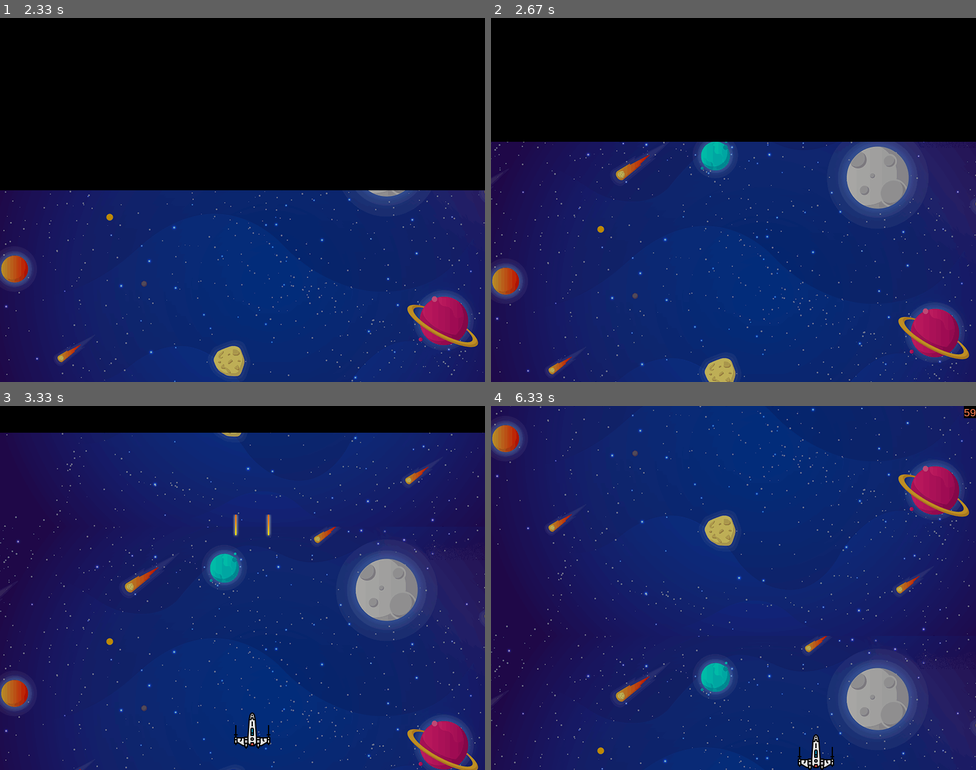
Above: before the commit, frames 1-4 (two rows, left to right).
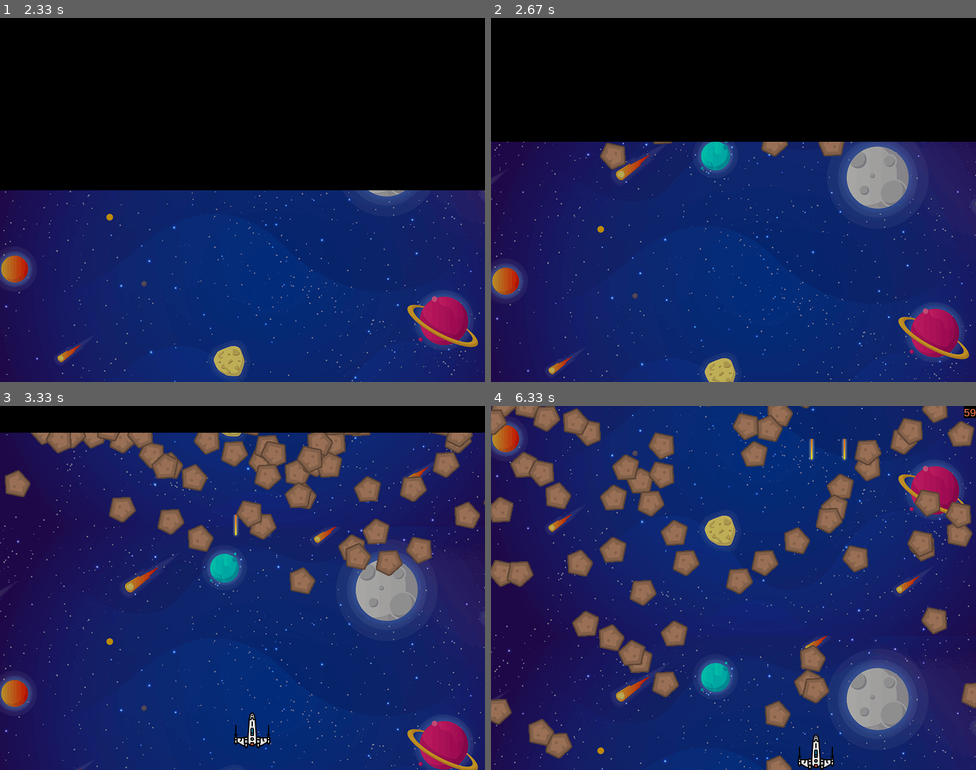
Above: after the commit, the same moments.

Repository: blamerra/pySpaceInvaders
Game: pygame game, started from main.py
The game is run twice, just before and just after one commit, with the same random seed, the same clock (stepped at 60 frames per second) and the same inputs.
Inputs:
- Up to frame 1 (2.33 s): tap Space at 0.33, 1.67 s
- Up to frame 2 (2.67 s): tap Space at 2.57 s
- Up to frame 3 (3.33 s): tap Space at 2.87 s
- Up to frame 4 (6.33 s): tap Space at 3.57, 3.87, 4.13, 4.47, 4.77, 4.9, 5.3, 5.6, 5.97 s; hold Down 4.07-4.37 s; hold Left 4.4-4.8 s; hold Up 4.83-5.2 s; hold Right 5.23-5.87 s; hold Down 5.9-6.27 s; hold Left from 6.3 s (still down)

Frame 1 is identical in both runs. In frame 2, 0.6% of the frame differs, in the area x 22-73%, y 34-42%; in frame 3, 9.4%; in frame 4, 15%, in the area x 0-100%, y 0-100%.

Commit message:
meteor movement

Diff:
--- a/game.py
+++ b/game.py
@@ -1,11 +1,14 @@
-import pygame
+import pygame, random
+
 from settings import Settings
 from sprites.audio import Audio
 from sprites.background import Background
+from sprites.bullet import Bullet
+from sprites.fps import Fps
 from sprites.frontend import Frontend
-from sprites.bullet import Bullet
+from sprites.meteor import Meteor
 from sprites.player import Player
-from sprites.fps import Fps
+
 
 
 class Game:
@@ -32,7 +35,16 @@
         self.fps = Fps()
         self.player = Player()
         self.sprites = pygame.sprite.Group()
-        self.sprites.add(self.audio, self.background, self.bullet, self.player, self.fps, self.frontend)
+        self.sprites.add(self.audio, self.background, self.bullet, self.player, self.fps)
+
+        for i in range(200):
+            meteor = Meteor()
+            # meteor.rect.x = random.randrange(self.SETTINGS.screen_width)
+            # meteor.rect.y = random.randrange(self.SETTINGS.screen_height )
+
+            self.sprites.add(meteor)
+
+        self.sprites.add(self.frontend)
 
         # Main loop running variables
         self.running = 1
--- a/settings.py
+++ b/settings.py
@@ -40,14 +40,6 @@
         self.player_sound_random.append("media/sound/player_sw_R2D2_sound5.wav")
         self.player_sound_random.append("media/sound/player_sw_R2D2_sound6.wav")
 
-        self.player_sound_random0 = "media/sound/player_sw_R2D2_sound0.wav"
-        self.player_sound_random1 = "media/sound/player_sw_R2D2_sound1.wav"
-        self.player_sound_random2 = "media/sound/player_sw_R2D2_sound2.wav"
-        self.player_sound_random3 = "media/sound/player_sw_R2D2_sound3.mp3"
-        self.player_sound_random4 = "media/sound/player_sw_R2D2_sound4.wav"
-        self.player_sound_random5 = "media/sound/player_sw_R2D2_sound5.wav"
-        self.player_sound_random6 = "media/sound/player_sw_R2D2_sound6.wav"
-
         self.player_sound_random_probability = 0.003
         self.player_sound_random_volume = 0.7
         self.player_sound_random_delay = 1000  # miliseconds
@@ -58,3 +50,10 @@
         self.bullet_sound_volume = 0.5
         self.bullet_speed = 15
         self.shortcut_fire = pygame.K_SPACE
+
+        # Meteor
+        self.meteor_image = "media/img/meteor.png"
+
+        # Colors
+        self.BLACK = (0, 0, 0)
+        self.WHITE = (255, 255, 255)
--- a/sprites/audio.py
+++ b/sprites/audio.py
@@ -17,7 +17,7 @@
         # Background music
         pygame.mixer.music.load(self.SETTINGS.audio_background)
         pygame.mixer.music.set_volume(self.SETTINGS.audio_background_volume)
-        pygame.mixer.music.play(-1)
+        #pygame.mixer.music.play(-1)
 
         # Random sounds
         self.sound_index = 0
--- a/sprites/frontend.py
+++ b/sprites/frontend.py
@@ -8,14 +8,14 @@
     def __init__(self, screen):
         super().__init__()
 
-        color_black = (0, 0, 0)
+
         self.rectangle_height = self.SETTINGS.screen_height
 
         # Create transparent surface
         self.image = pygame.Surface((self.SETTINGS.screen_width, (self.SETTINGS.screen_height * 2))).convert_alpha()
         self.image.fill((0, 0, 0, 0))
         rectangle = pygame.Rect(0, 0, self.SETTINGS.screen_width, self.rectangle_height * 1.4)
-        self.rect = pygame.draw.rect(self.image, color_black, rectangle)
+        self.rect = pygame.draw.rect(self.image, self.SETTINGS.BLACK, rectangle)
 
         # Animation seed
         self.speed = 4
--- /dev/null
+++ b/sprites/meteor.py
@@ -0,0 +1,54 @@
+import pygame
+import random
+
+from settings import Settings
+
+
+class Meteor(pygame.sprite.Sprite):
+    SETTINGS = Settings()
+
+    def __init__(self):
+        super().__init__()
+        self.image = pygame.image.load(self.SETTINGS.meteor_image).convert()
+        self.image.set_colorkey(self.SETTINGS.BLACK)
+        self.rect = self.image.get_rect()
+        self.rect.y = -600
+
+        self.orientation_x = 0
+        self.orientation_y = 1
+
+        self.min_speed = 1
+        self.max_speed = 3
+        self.speed_increment = 1
+        self.speed = random.randrange(self.min_speed, self.max_speed, 1)
+
+    def update(self):
+
+        # Rotate lottery
+        if random.random() < 0.001:
+            self.image = pygame.transform.rotate(self.image, 90)
+
+        # Change direction lottery
+        if random.random() < 0.009:
+            self.orientation_x = -1 * random.randrange(-1, 2, 1)
+            self.image = pygame.transform.rotate(self.image, 90)
+
+        if random.random() < 0.009:
+            self.orientation_y = -1 * random.randrange(-1, 2, 1)
+            self.image = pygame.transform.rotate(self.image, 90)
+
+        # Speed lottery
+        if random.random() < 0.001:
+            self.min_speed += self.speed_increment
+            self.max_speed += self.speed_increment
+            self.speed = random.randrange(self.min_speed, self.max_speed, 1)
+
+        # Movement
+        self.rect.x += self.speed * self.orientation_x
+        self.rect.y += self.speed * self.orientation_y
+
+        # Si el meteoro llega al final de pantalla se recrea
+
+        if (self.rect.y > self.SETTINGS.screen_height + 50) or (self.rect.y < -500) or (self.rect.x > self.SETTINGS.screen_width + 50) or (self.rect.x < -50):
+            self.rect.x = random.randrange(50, self.SETTINGS.screen_width-50, 10)
+            self.rect.y = random.randrange(-500, -100, 10)
--- a/sprites/player.py
+++ b/sprites/player.py
@@ -19,7 +19,7 @@
 
         # Start Animation
         self.start = 1
-        self.start_top_y = (self.SETTINGS.screen_height - (self.SETTINGS.screen_height * 0.2))
+        self.start_top_y = (self.SETTINGS.screen_height - (self.SETTINGS.screen_height * 0.3))
         self.start_speed = self.speed * 0.3  # Se hace la entrada mas lenta
     def move_up(self):
         if (self.rect.y > 0) & self.vertical_move:
Binary file added: @docs/img/background.png
Binary file added: @docs/img/spaceship.png
Not shown, changed: Readme.md
Binary file added: media/img/meteor.png
